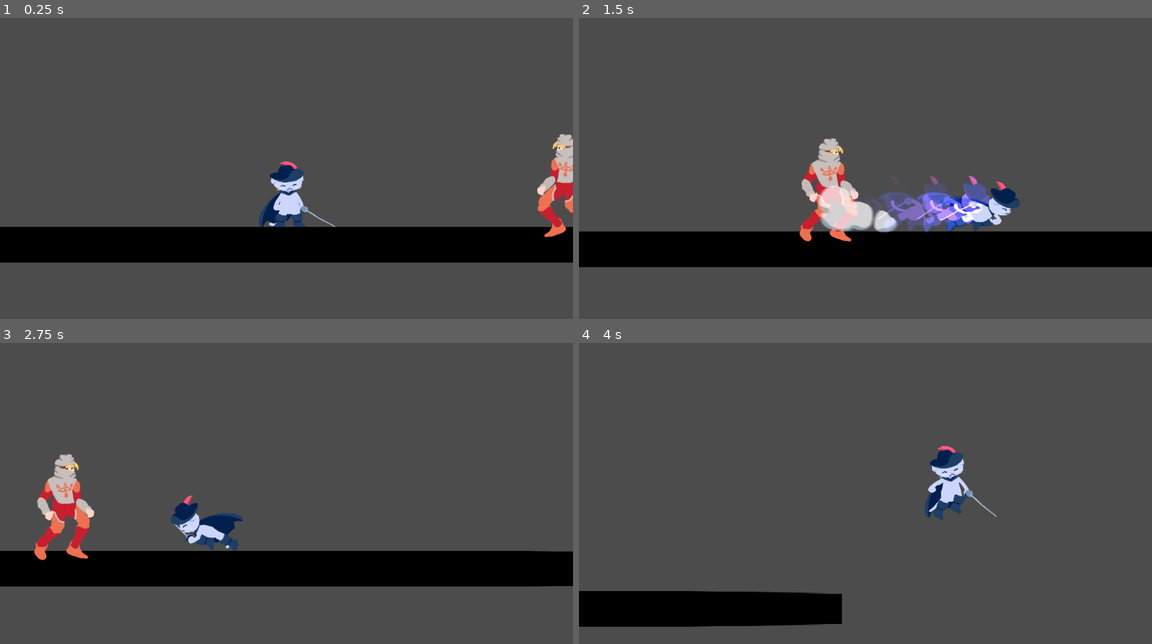
Above: before the commit, frames 1-4 (two rows, left to right).
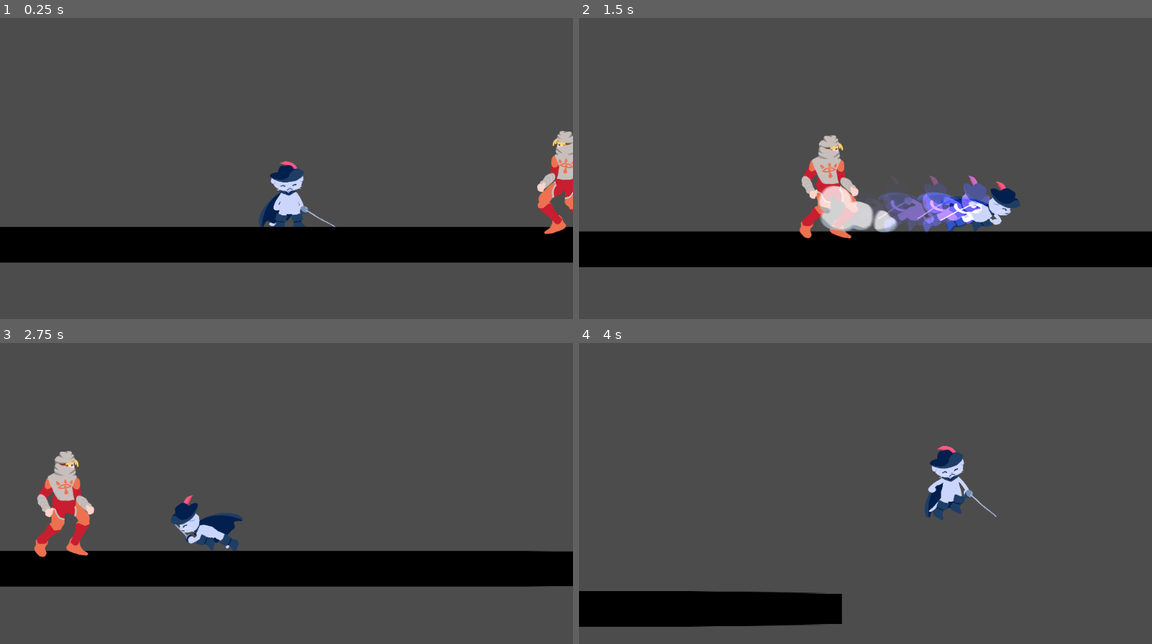
Above: after the commit, the same moments.

Repository: cyu2019/coots-game-proj
Game: Godot game, scene res://levels/dummy.tscn
Same seed, same stepped clock (60 frames per second), same inputs: the game is played once before the commit and once after it. This scene is started directly instead of the project's main scene. The engine's default icon, where the game draws it, is replaced by a stand-in: a white triangle on a blue panel in a dark square.
Inputs:
- Up to frame 1 (0.25 s): no input
- Up to frame 2 (1.5 s): hold Right (move_right) from 0.53 s (still down); tap K (attack) at 0.6 s; tap Space (jump) at 0.77 s; tap Shift (dash) at 1.35 s
- Up to frame 3 (2.75 s): tap Space (jump) at 1.52 s; release Right (move_right) at 2.03 s; hold A (move_left) from 2.03 s (still down); tap K (attack) at 2.1 s
- Up to frame 4 (4 s): release A (move_left) at 2.78 s; hold Right (move_right) from 2.78 s (still down); tap Shift (dash) at 2.85 s; tap Space (jump) at 3.02, 3.77 s; tap K (attack) at 3.6 s

The runs differ from the first frame. In frame 1, 0.7% of the frame differs, in the area x 93-100%, y 37-73%; in frame 2, 0.9%; in frame 3, 1.0%, in the area x 5-17%, y 35-73%; in frame 4, nothing differs.

Commit message:
aiden refactor

Diff:
--- a/aiden/aiden.gd
+++ b/aiden/aiden.gd
@@ -4,34 +4,43 @@
 const IS_ENEMY = true
 
 # == numbers to tweak ==
-const gravity = 3500
+const gravity = 1000
 const jump_speed = 300
 
 const KICK_SPEED = 1300
 
-const bl_corner = Vector2(-400, -50)
-const br_corner = Vector2(400, -50)
-const tr_corner = Vector2(400, -400)
-const tl_corner = Vector2(-400, -400)
+const bl_corner = Vector2(-500, -50)
+const br_corner = Vector2(500, -50)
+const tr_corner = Vector2(500, -400)
+const tl_corner = Vector2(-500, -400)
+
+const SMOKE_PARTICLES_SCENE = preload("res://particles/SmokeParticles.tscn")
+const smoke_trail_distance = 100
+
 
 const ATTACK_HEIGHT = 300
 const MAX_HEALTH = 30
 
 const MAX_NEEDLES = 3
 
+
+
 const radius = 50
 
 const shake_amount = 10
+
+var base_color = Color.white
+
 # ========================
 
 export(PackedScene) var NEEDLE = preload("res://aiden/needle.tscn")
 
 enum GAME_STATE {IDLE,
-				 POOF_WINDUP, POOF,
-				 NEEDLE_THROW_WINDUP, NEEDLE_THROW,
-				 NEEDLE_THROW_AIR_WINDUP, NEEDLE_THROW_AIR,
-				 NEEDLE_CHARGE_WINDUP, NEEDLE_CHARGE,
-				 NEEDLE_CHARGE_AIR_WINDUP, NEEDLE_CHARGE_AIR,
+				 POOF,
+				 NEEDLE_THROW,
+				 NEEDLE_THROW_AIR,
+				 NEEDLE_CHARGE,
+				 NEEDLE_CHARGE_AIR,
 				 LAND}
 var state = GAME_STATE.IDLE
 
@@ -64,6 +73,7 @@
 func hurt(damage = 1):
 	health -= damage
 	print(health)
+	$AnimatedSprite.modulate = Color(100,100,100)
 	$ShakeTimer.start()
 
 	if health == floor(MAX_HEALTH / 3.0):
@@ -92,6 +102,7 @@
 Aiden will teleport around the stage, throw needles, then reset to the ground (if he ends up teleporting to the air)
 """
 func _process(delta):
+	$AnimatedSprite.modulate = $AnimatedSprite.modulate.linear_interpolate(base_color, delta * 20)
 
 	if not $ShakeTimer.is_stopped():
 		$AnimatedSprite.offset = Vector2(rand_range(-shake_amount, shake_amount), rand_range(-shake_amount, shake_amount))
@@ -113,101 +124,77 @@
 		face_player()
 		$AnimatedSprite.play("idle")
 		process_movement_gravity(delta)
-	elif state == GAME_STATE.POOF_WINDUP:
-		$AnimatedSprite.play("poof_windup")
 	elif state == GAME_STATE.POOF:
 		$AnimatedSprite.play("poof")
-		# move to the position
-		global_position = target_position
-		# face the player
-		face_player()
-		# change to needle state, this one is in the air
-		if global_position.y < -100:
-			begin_needle_air_charge()
-		# otherwise we're on the ground
-		else:
-			begin_needle_charge()
-
-		# debugging
-		# if $FloorCast.is_colliding():
-		# 	state = GAME_STATE.LAND
-		# process_movement_gravity(delta)
-	elif state == GAME_STATE.NEEDLE_THROW_WINDUP:
-		$AnimatedSprite.play("needle_throw_windup")
+		if $AnimatedSprite.frame == 4:
+			var smoke = SMOKE_PARTICLES_SCENE.instance()
+			smoke.global_position = global_position
+			get_tree().get_root().add_child(smoke)
+
+
+			var poof_dir = (target_position - global_position).normalized()
+			var total_distance = target_position.distance_to(global_position)
+
+			var cur_distance = smoke_trail_distance
+			while cur_distance <= total_distance:
+				var little_smoke = SMOKE_PARTICLES_SCENE.instance()
+				little_smoke.global_position = global_position + poof_dir * cur_distance
+				little_smoke.scale = Vector2(0.3, 0.3)
+				get_tree().get_root().add_child(little_smoke)
+				cur_distance += smoke_trail_distance
+
+
+
+
+
+			# move to the position
+			global_position = target_position
+			var smoke2 = SMOKE_PARTICLES_SCENE.instance()
+			smoke2.global_position = global_position
+			get_tree().get_root().add_child(smoke2)
+			# face the player
+			face_player()
+			# change to needle state, this one is in the air
+			if global_position.y < -100:
+				state = GAME_STATE.NEEDLE_CHARGE_AIR
+				$WindupTimer.start()
+				velocity.y = -400
+			# otherwise we're on the ground
+			else:
+				state = GAME_STATE.NEEDLE_CHARGE
+				$WindupTimer.start()
+
+			# debugging
+			# if $FloorCast.is_colliding():
+			# 	state = GAME_STATE.LAND
+			# process_movement_gravity(delta)
 	elif state == GAME_STATE.NEEDLE_THROW:
 		$AnimatedSprite.play("needle_throw")
-		if(num_needles < MAX_NEEDLES):
+		if $AnimatedSprite.frame >= 2 and num_needles < MAX_NEEDLES:
+			throw_needle()
+			num_needles += 1
+		"""
+		if num_needles >= MAX_NEEDLES and $AnimatedSprite.frame >= 4:
+			state = GAME_STATE.LAND
+		"""
+		process_movement_gravity(delta)
+	elif state == GAME_STATE.NEEDLE_CHARGE:
+		$AnimatedSprite.play("needle_charge")
+		process_movement_gravity(delta)
+	elif state == GAME_STATE.NEEDLE_THROW_AIR:
+		$AnimatedSprite.play("needle_throw_air")
+		if $AnimatedSprite.frame >= 2 and num_needles < MAX_NEEDLES:
 			throw_needle()
 			num_needles += 1
 		if $FloorCast.is_colliding():
 			state = GAME_STATE.LAND
 		process_movement_gravity(delta)
-	elif state == GAME_STATE.NEEDLE_CHARGE_WINDUP:
-		$AnimatedSprite.play("needle_charge_windup")
-	elif state == GAME_STATE.NEEDLE_CHARGE:
-		$AnimatedSprite.play("needle_charge")
-		state = GAME_STATE.NEEDLE_THROW_WINDUP
-
-	elif state == GAME_STATE.NEEDLE_THROW_AIR_WINDUP:
-		$AnimatedSprite.play("needle_throw_air_windup")
-	elif state == GAME_STATE.NEEDLE_THROW_AIR:
-		$AnimatedSprite.play("needle_throw_air")
-		if(num_needles < MAX_NEEDLES):
-			throw_needle()
-			num_needles += 1
-		if $FloorCast.is_colliding():
-			state = GAME_STATE.LAND
-		process_movement_gravity(delta)
-	elif state == GAME_STATE.NEEDLE_CHARGE_AIR_WINDUP:
-		$AnimatedSprite.play("needle_charge_air_windup")
 	elif state == GAME_STATE.NEEDLE_CHARGE_AIR:
 		$AnimatedSprite.play("needle_charge_air")
-		state = GAME_STATE.NEEDLE_THROW_AIR_WINDUP
+		process_movement_gravity(delta)
 	elif state == GAME_STATE.LAND:
 		$AnimatedSprite.play("idle")
 		process_movement_gravity(delta)
-	"""
-	elif state == GAME_STATE.STOMP_WINDUP:
-		$AnimatedSprite.play("stomp_windup")
-		global_position = lerp(global_position, target_position, delta * 5)
-	elif state == GAME_STATE.STOMP:
-		$AnimatedSprite.play("stomp")
-		if $FloorCast.is_colliding():
-			state = GAME_STATE.LAND
-			Globals.camera.shake(400,0.5)
-		process_movement_gravity(delta)
-	elif state == GAME_STATE.KICK_WINDUP:
-		$AnimatedSprite.play("kick_windup")
-	elif state == GAME_STATE.KICK:
-		# $FireParticles.rotation = Vector2.DOWN.angle_to(velocity)
-		# $FireParticles.emitting = true
-
-		$AnimatedSprite.play("kick")
-		var kick_dir = sign(velocity.x)
-		if kick_dir < 0 and global_position.x <= -STAGE_EDGE_X or kick_dir > 0 and global_position.x > STAGE_EDGE_X:
-			state = GAME_STATE.IDLE
-			velocity.x = 0
-		process_movement(delta)
-	elif state == GAME_STATE.AIR_KICK_WINDUP:
-		face_player()
-		$AnimatedSprite.play("air_kick_windup")
-		global_position = lerp(global_position, target_position, delta * 5)
-	elif state == GAME_STATE.AIR_KICK:
-		$AnimatedSprite.play("air_kick")
-		# $FireParticles.rotation = Vector2.DOWN.angle_to(velocity)
-		# $FireParticles.emitting = true
-
-		if $FloorCast.is_colliding():
-			velocity.x = 0
-			state = GAME_STATE.LAND
-			Globals.camera.shake(400,0.3)
-		process_movement(delta)
-
-	elif state == GAME_STATE.LAND:
-		# $FireParticles.emitting = false
-		$AnimatedSprite.play("land")
-		process_movement_gravity(delta)
-	"""
 
 func process_movement_gravity(delta):
 	velocity.y += gravity * delta
@@ -228,9 +215,15 @@
 		# poof to bottom left corner, then throw needle at player
 		if choice == 0:
 			begin_poof(bl_corner)
+			if global_position.x < 0:
+				state = GAME_STATE.NEEDLE_CHARGE
+				$WindupTimer.start()
 		# poof to bottom right corner, then throw needle at player
 		elif choice == 1:
 			begin_poof(br_corner)
+			if global_position.x > 0:
+				state = GAME_STATE.NEEDLE_CHARGE
+				$WindupTimer.start()
 		# poof to top right corner, then throw needle at player
 		elif choice == 2:
 			begin_poof(tr_corner)
@@ -240,24 +233,16 @@
 
 # state transition functions
 func begin_poof(position):
-	state = GAME_STATE.POOF_WINDUP
+	state = GAME_STATE.POOF
 	target_position = position
 	$WindupTimer.start()
 
-func begin_needle_charge():
-	state = GAME_STATE.NEEDLE_CHARGE_WINDUP
+func begin_needle_throw():
+	state = GAME_STATE.NEEDLE_CHARGE
 	$WindupTimer.start()
 
-func begin_needle_air_charge():
-	state = GAME_STATE.NEEDLE_CHARGE_AIR_WINDUP
-	$WindupTimer.start()
-
-func begin_needle_throw():
-	state = GAME_STATE.NEEDLE_THROW_WINDUP
-	$WindupTimer.start()
-
 func begin_needle_air_throw():
-	state = GAME_STATE.NEEDLE_THROW_AIR_WINDUP
+	state = GAME_STATE.NEEDLE_CHARGE_AIR
 	$WindupTimer.start()
 
 func throw_needle():
@@ -265,55 +250,26 @@
 	# print(get_tree().current_scene)
 	get_tree().current_scene.add_child(needle)
 	var dir_to_player = (Globals.player.global_position - global_position).normalized()
-	needle.global_position = self.global_position + dir_to_player * 300
+	needle.global_position = self.global_position + dir_to_player * 100 + dir_to_player.rotated(PI/2) * rand_range(-50, 50)
 	needle.rotation = dir_to_player.angle()
 	needle.dir = dir_to_player
+
+	if is_on_floor():
+		needle.dir.y = 0
 	# print("direction")
 	# print(dir_to_player)
 	# print(needle.dir)
 	# print(needle.global_position)
 
-# func begin_stomp():
-# 	target_position = Vector2(Globals.player.global_position.x, -ATTACK_HEIGHT)
-# 	state = GAME_STATE.STOMP_WINDUP
-# 	$WindupTimer.start()
-# func begin_kick():
-# 	state = GAME_STATE.KICK_WINDUP
-# 	face_player()
-# 	$WindupTimer.start()
-# func begin_air_kick():
-# 	state = GAME_STATE.AIR_KICK_WINDUP
-# 	target_position = Vector2(Globals.player.global_position.x, -ATTACK_HEIGHT)
-# 	$WindupTimer.start()
-
-# event handlers for state transitions
 func _on_AnimatedSprite_animation_finished():
 	if $AnimatedSprite.animation == "idle" and state == GAME_STATE.LAND:
 		state = GAME_STATE.IDLE
 
 func _on_WindupTimer_timeout():
-	if state == GAME_STATE.POOF_WINDUP:
-		state = GAME_STATE.POOF
-	elif state == GAME_STATE.NEEDLE_THROW_WINDUP:
+	if state == GAME_STATE.NEEDLE_CHARGE:
 		state = GAME_STATE.NEEDLE_THROW
-	elif state == GAME_STATE.NEEDLE_THROW_AIR_WINDUP:
+		$WindupTimer.start()
+	elif state == GAME_STATE.NEEDLE_CHARGE_AIR:
 		state = GAME_STATE.NEEDLE_THROW_AIR
-	elif state == GAME_STATE.NEEDLE_CHARGE_WINDUP:
-		state = GAME_STATE.NEEDLE_CHARGE
-	elif state == GAME_STATE.NEEDLE_CHARGE_AIR_WINDUP:
-		state = GAME_STATE.NEEDLE_CHARGE_AIR
-
-	# if state == GAME_STATE.STOMP_WINDUP:
-	# 	state = GAME_STATE.STOMP
-	# elif state == GAME_STATE.KICK_WINDUP:
-	# 	$AnimatedSprite.play("kick")
-	# 	velocity.x = x_dir_to_player * KICK_SPEED
-	# 	state = GAME_STATE.KICK
-	# 	Globals.camera.shake(400,0.3)
-	# elif state == GAME_STATE.AIR_KICK_WINDUP:
-	# 	var kick_dir = (Globals.player.global_position - global_position).normalized()
-	# 	velocity = kick_dir * KICK_SPEED
-	# 	if abs(velocity.angle_to(Vector2.DOWN)) > PI/4:
-	# 		velocity = Vector2.DOWN.rotated(-sign(velocity.x) * PI/4) * KICK_SPEED
-	# 	Globals.camera.shake(400,0.3)
-	# 	state = GAME_STATE.AIR_KICK
+	elif state == GAME_STATE.NEEDLE_THROW:
+		state = GAME_STATE.IDLE
--- a/aiden/aiden.tscn
+++ b/aiden/aiden.tscn
@@ -34,54 +34,29 @@
 "name": "idle",
 "speed": 10.0
 }, {
-"frames": [ ExtResource( 17 ), ExtResource( 19 ) ],
-"loop": false,
-"name": "needle_charge",
-"speed": 10.0
-}, {
-"frames": [ ExtResource( 11 ), ExtResource( 15 ) ],
-"loop": false,
-"name": "needle_charge_air",
-"speed": 10.0
-}, {
-"frames": [ ExtResource( 23 ), ExtResource( 10 ) ],
-"loop": false,
-"name": "needle_charge_air_windup",
-"speed": 10.0
-}, {
-"frames": [ ExtResource( 18 ), ExtResource( 22 ) ],
-"loop": false,
-"name": "needle_charge_windup",
-"speed": 10.0
-}, {
-"frames": [ ExtResource( 12 ), ExtResource( 21 ) ],
+"frames": [ ExtResource( 20 ), ExtResource( 16 ), ExtResource( 12 ), ExtResource( 21 ) ],
 "loop": false,
 "name": "needle_throw",
 "speed": 10.0
 }, {
-"frames": [ ExtResource( 13 ), ExtResource( 14 ) ],
+"frames": [ ExtResource( 23 ), ExtResource( 10 ), ExtResource( 11 ), ExtResource( 15 ) ],
+"loop": true,
+"name": "needle_charge_air",
+"speed": 10.0
+}, {
+"frames": [ ExtResource( 24 ), ExtResource( 25 ), ExtResource( 13 ), ExtResource( 14 ) ],
 "loop": false,
 "name": "needle_throw_air",
 "speed": 10.0
 }, {
-"frames": [ ExtResource( 24 ), ExtResource( 25 ) ],
-"loop": false,
-"name": "needle_throw_air_windup",
+"frames": [ ExtResource( 18 ), ExtResource( 22 ), ExtResource( 17 ), ExtResource( 19 ) ],
+"loop": true,
+"name": "needle_charge",
 "speed": 10.0
 }, {
-"frames": [ ExtResource( 20 ), ExtResource( 16 ) ],
-"loop": false,
-"name": "needle_throw_windup",
-"speed": 10.0
-}, {
-"frames": [ ExtResource( 5 ), ExtResource( 4 ) ],
+"frames": [ ExtResource( 2 ), ExtResource( 8 ), ExtResource( 7 ), ExtResource( 5 ), ExtResource( 4 ) ],
 "loop": false,
 "name": "poof",
-"speed": 10.0
-}, {
-"frames": [ ExtResource( 2 ), ExtResource( 8 ), ExtResource( 7 ) ],
-"loop": false,
-"name": "poof_windup",
 "speed": 10.0
 } ]
 
@@ -96,7 +71,7 @@
 scale = Vector2( 0.503495, 0.485587 )
 frames = SubResource( 1 )
 animation = "poof"
-frame = 1
+frame = 4
 playing = true
 
 [node name="CollisionShape2D" type="CollisionShape2D" parent="."]
@@ -108,7 +83,7 @@
 autostart = true
 
 [node name="WindupTimer" type="Timer" parent="."]
-wait_time = 0.2
+wait_time = 0.8
 
 [node name="FloorCast" type="RayCast2D" parent="."]
 enabled = true
--- a/aiden/needle.gd
+++ b/aiden/needle.gd
@@ -1,22 +1,38 @@
 extends Area2D
 
 
-export var SPEED = 0.1
+export var SPEED = 1000
 export var dir = Vector2.RIGHT
 
-func _physics_process(delta):
+const IS_NEEDLE = true
+
+const CROSS_IMPACT = preload("res://player/slash-impacts/cross_impact.tscn")
+
+func _process(delta):
 	global_position += SPEED * dir * delta
 
 func destroy():
+	spawn_impact()
 	queue_free()
+	#Globals.camera.shake(200,0.2)
 
-
+func spawn_impact():
+	var impact = CROSS_IMPACT.instance()
+	impact.global_position = global_position
+	get_tree().get_root().add_child(impact)
+	impact.rotation = rand_range(-PI,PI)
 
 func _on_Needle_area_entered(area):
+	if area.name == "HurtBox" and "IS_PLAYER" in area.get_parent():
+		area.get_parent().hurt()
+	if "IS_NEEDLE" in area:
+		return
 	destroy() # Replace with function body.
 
 
 func _on_Needle_body_entered(body):
+	if "IS_ENEMY" in body:
+		return
 	destroy() # Replace with function body.
 
 
--- a/aiden/needle.tscn
+++ b/aiden/needle.tscn
@@ -6,9 +6,10 @@
 [sub_resource type="RectangleShape2D" id=1]
 
 [node name="Needle" type="Area2D"]
+process_priority = -1
 rotation = -6.28319
-collision_layer = 257
-collision_mask = 257
+collision_layer = 256
+collision_mask = 256
 script = ExtResource( 2 )
 
 [node name="CollisionShape2D" type="CollisionShape2D" parent="."]
--- /dev/null
+++ b/particles/SmokeParticles.tscn
@@ -0,0 +1,42 @@
+[gd_scene load_steps=7 format=2]
+
+[ext_resource path="res://particles/smoke.png" type="Texture" id=1]
+[ext_resource path="res://particles/OneShotParticles.gd" type="Script" id=2]
+
+[sub_resource type="CanvasItemMaterial" id=1]
+blend_mode = 1
+
+[sub_resource type="Curve" id=2]
+_data = [ Vector2( 0, 1 ), 0.0, 0.0, 0, 0, Vector2( 0.945652, 0 ), 0.0, 0.0, 0, 0 ]
+
+[sub_resource type="CurveTexture" id=3]
+curve = SubResource( 2 )
+
+[sub_resource type="ParticlesMaterial" id=4]
+lifetime_randomness = 0.3
+emission_shape = 1
+emission_sphere_radius = 38.78
+flag_disable_z = true
+direction = Vector3( 0, 1, 0 )
+spread = 30.0
+gravity = Vector3( 0, -900, 0 )
+initial_velocity = 200.0
+orbit_velocity = 0.0
+orbit_velocity_random = 0.0
+radial_accel = 50.0
+tangential_accel = 30.0
+tangential_accel_random = 1.0
+scale = 0.5
+scale_curve = SubResource( 3 )
+color = Color( 1, 1, 1, 0.415686 )
+
+[node name="Smoke" type="Particles2D"]
+modulate = Color( 1, 1, 1, 0.584314 )
+material = SubResource( 1 )
+emitting = false
+amount = 30
+one_shot = true
+explosiveness = 0.8
+process_material = SubResource( 4 )
+texture = ExtResource( 1 )
+script = ExtResource( 2 )
--- a/player/player.tscn
+++ b/player/player.tscn
@@ -88,7 +88,7 @@
 scale = Vector2( 0.3, 0.3 )
 frames = SubResource( 1 )
 animation = "idle"
-frame = 1
+frame = 6
 playing = true
 offset = Vector2( 0, -250 )
 
Not shown, added: nick/sprites/idle/nick-idle0000.png.import
Not shown, added: nick/sprites/idle/nick-idle0001.png.import
Not shown, added: nick/sprites/idle/nick-idle0002.png.import
Not shown, added: nick/sprites/idle/nick-idle0003.png.import
Not shown, added: nick/sprites/shoot/nick-shoot0000.png.import
Not shown, added: nick/sprites/shoot/nick-shoot0001.png.import
Not shown, added: nick/sprites/shoot/nick-shoot0002.png.import
Not shown, added: nick/sprites/shoot/nick-shoot0003.png.import
Not shown, added: nick/sprites/shoot/nick-shoot0004.png.import
Not shown, added: nick/sprites/shoot/nick-shoot0005.png.import
Not shown, added: nick/sprites/sideb/nick-sideb0000.png.import
Not shown, added: nick/sprites/sideb/nick-sideb0001.png.import
(and 7 more such lines)
